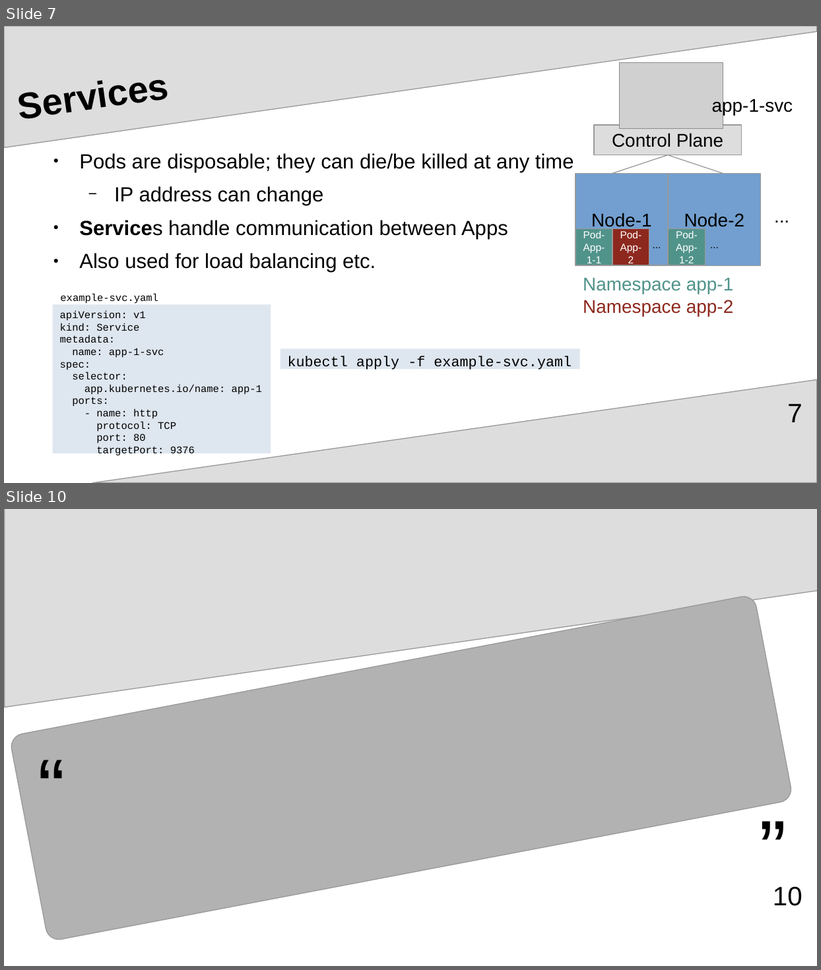
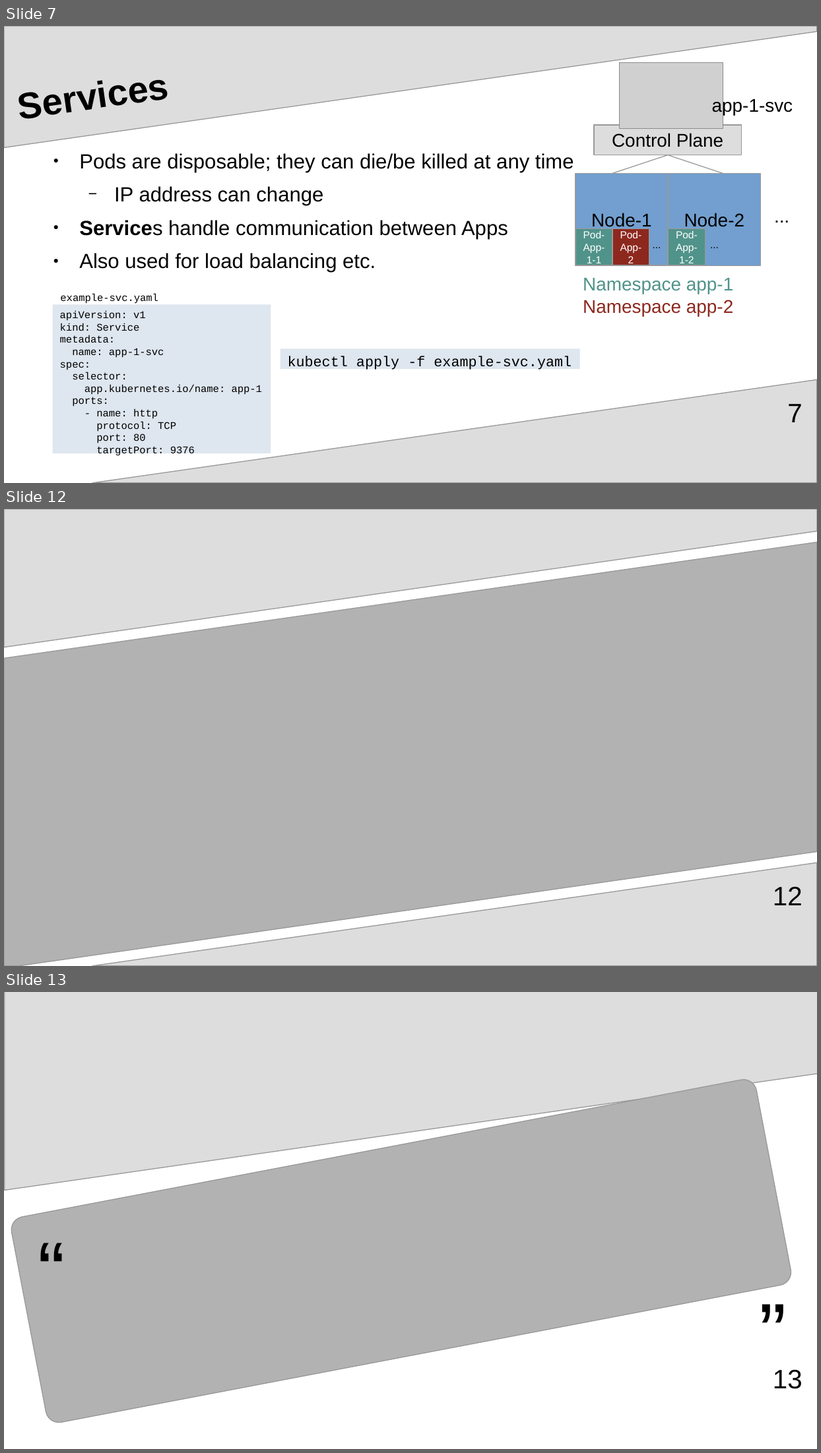
Before and after one commit to upart/cabinops, a slide deck: documentation/Introduction.odp. Shown one above the other, each under a label of ours: slides 7 and 10 before the commit, slides 7, 12 and 13 after it; the slides between them are not shown. The pictures are 821x970 and 821x1453 pixels, drawn with LibreOffice and Linux fonts; fonts in the diff are those of the drawing; grey boxes stand for pictures. Boxes give left, top, right and bottom in pixels: in the first picture for what was removed or moved away, otherwise in the second. Text is boxed around its words. In the diff, an @@ line names an element or a change of style, - is before the commit and + after.

```diff
--- a/documentation/Introduction.odp
+++ b/documentation/Introduction.odp
@@ slide 12 added at <box>4,509,817,966</box>, background #FFFFFF; not listed: 1 template element that a slide beside it also shows @@
@@ freeform shape added at <box>4,509,817,648</box>, fill #DDDDDD, outline #999999 0.85 pt @@
@@ freeform shape added at <box>4,542,817,966</box>, fill #B2B2B2, outline #999999 0.85 pt @@
@@ page number added at <box>773,887,803,906</box>, 26 pt, text #000000 @@
+12
@@ what was slide 10 is now slide 13 @@
@@ page number at <box>773,1370,803,1389</box>: text changed @@
-10
+13
```
Also in this commit, not shown: 3 other slides added, 1 slide removed.
